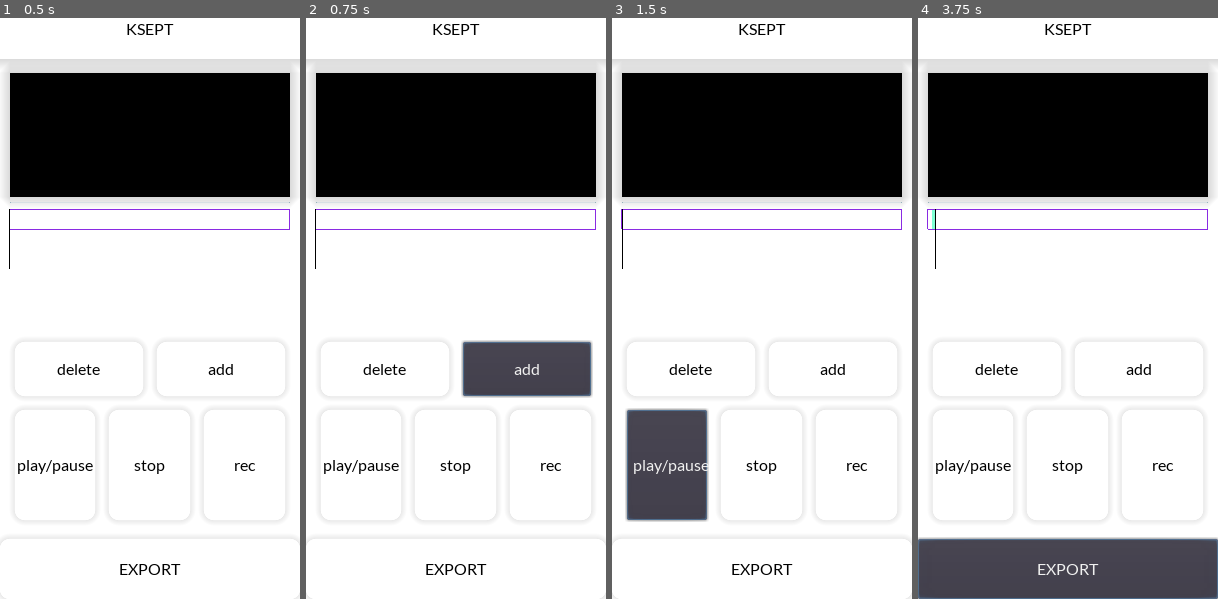
Above: before the commit, frames 1-4 (left to right).
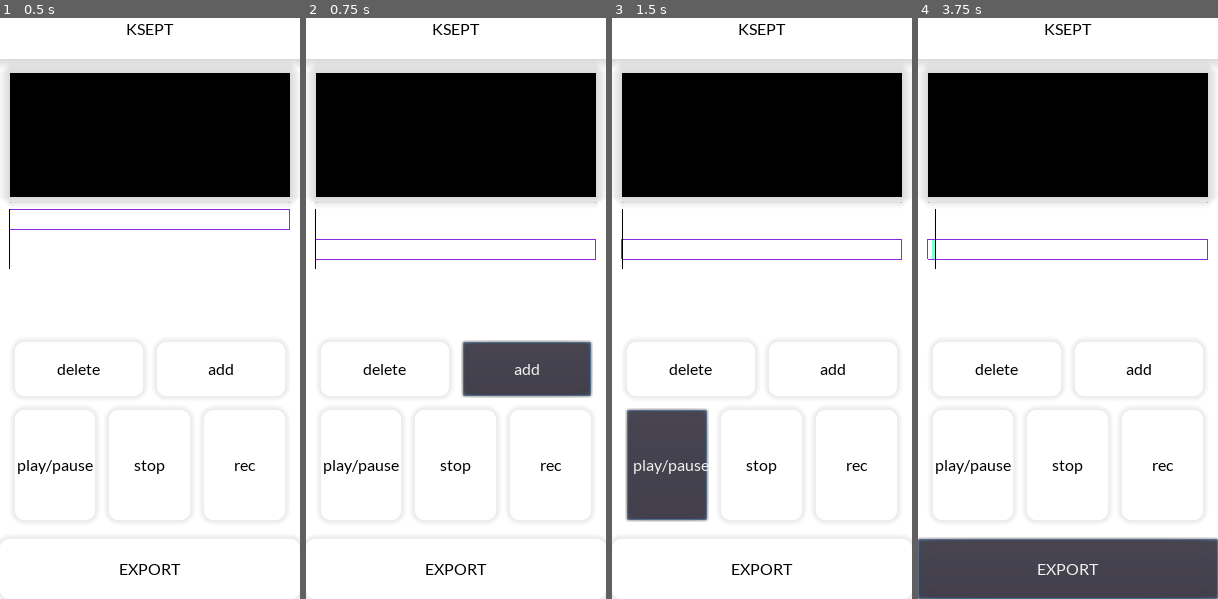
Above: after the commit, the same moments.

Repository: kahagino/ksept_recorder
Game: Godot game, scene res://scenes/main.tscn
The game is run twice, just before and just after one commit, with the same random seed, the same clock (stepped at 60 frames per second) and the same inputs.
Inputs:
- Up to frame 1 (0.5 s): no input
- Up to frame 2 (0.75 s): click "add" at 0.5 s
- Up to frame 3 (1.5 s): click "play/pause" at 1.25 s
- Up to frame 4 (3.75 s): click "stop" at 2 s; click "rec" at 2.75 s; click "EXPORT" at 3.5 s

Frame 1 is identical in both runs. In frame 2, 0.7% of the frame differs, in the area x 3-97%, y 32-42%; in frame 3, 0.7%; in frame 4, 0.8%.

Commit message:
🐛 there is now always at least one track

Diff:
--- a/src/track_manager.gd
+++ b/src/track_manager.gd
@@ -11,6 +11,9 @@
 
 const Track = preload("res://nodes/Track.tscn")
 
+func _ready():
+	add_track()
+
 func add_track():
 	var track = Track.instance()
 	add_child(track)
@@ -23,7 +26,7 @@
 	print_tree_pretty()
 
 func remove_track():
-	if get_child_count() > 0:
+	if get_child_count() > 1: # we need always at least one track
 		tracks[tracks.size() -1].queue_free()
 		tracks.pop_back()
 		focused_track_index = tracks.size() -1 # focus to last available track
